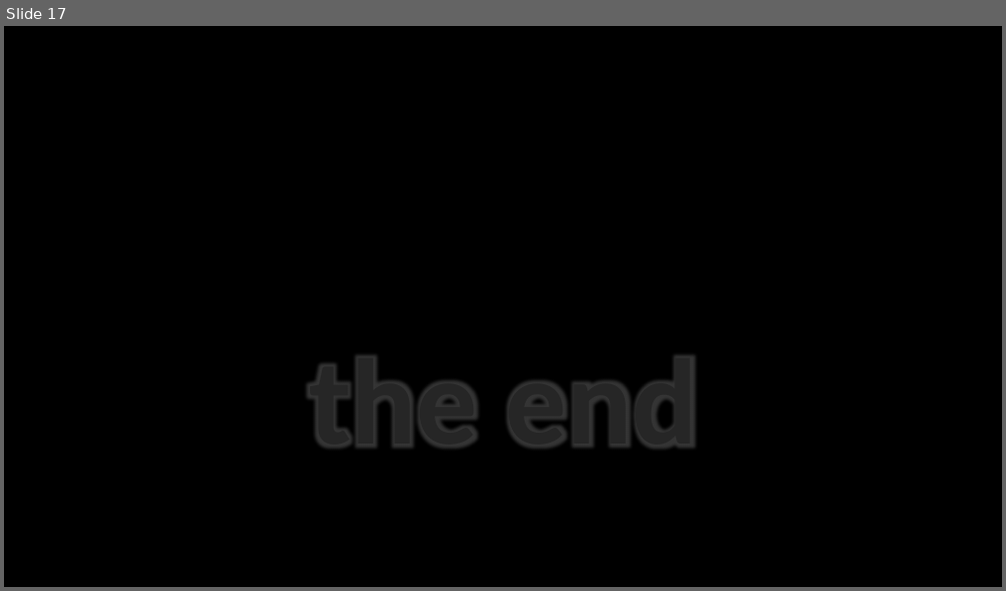
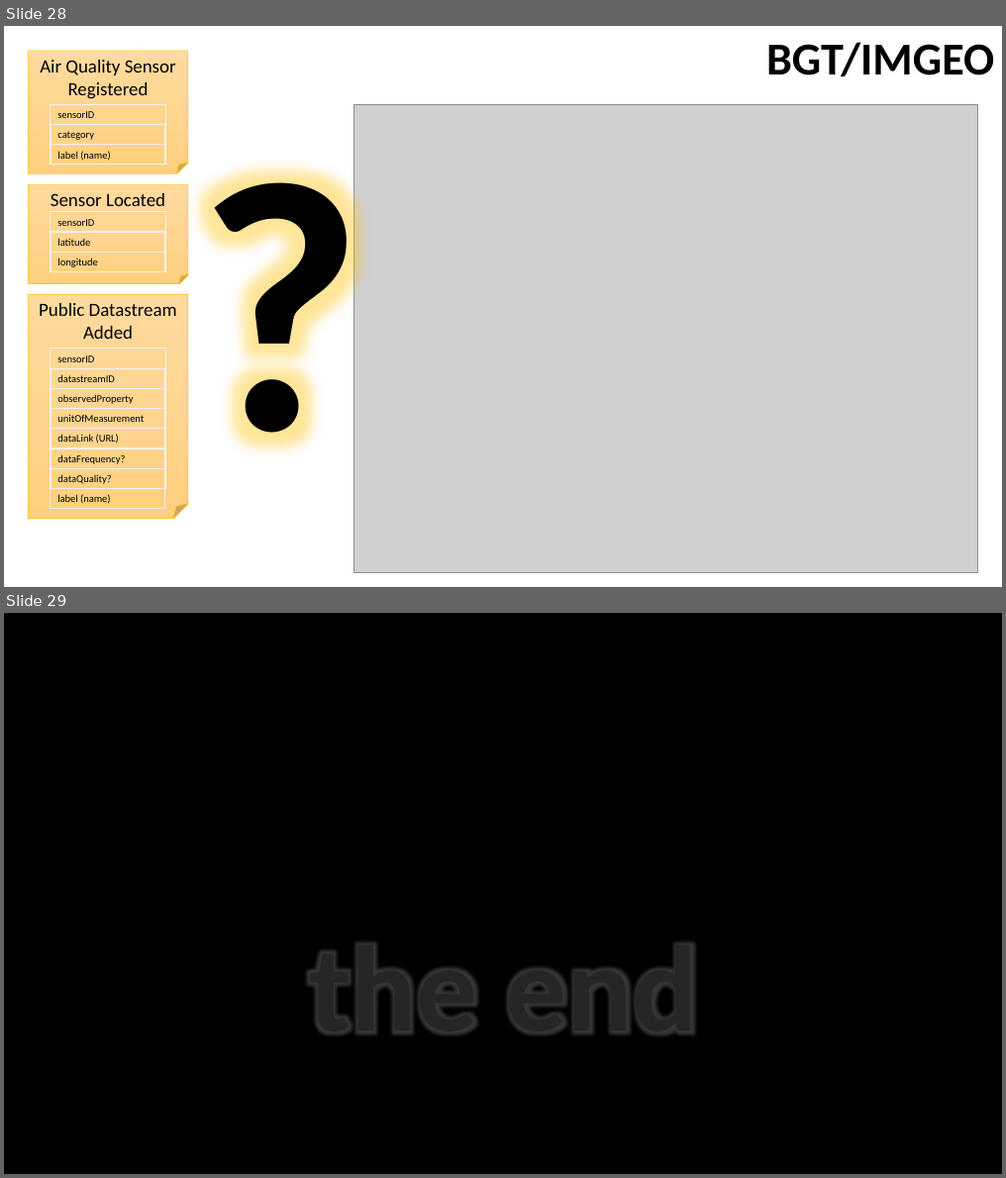
Before and after one commit to kadaster-labs/sensrnet-home, a slide deck: docs/SensRNet-Datamodel-explained.pptx. Shown one above the other, each under a label of ours: slide 17 before the commit, slides 28 and 29 after it. The pictures are 1006x591 and 1006x1178 pixels, drawn with LibreOffice and Linux fonts; fonts in the diff are those of the drawing; grey boxes stand for pictures. Boxes give left, top, right and bottom in pixels: in the first picture for what was removed or moved away, otherwise in the second. Text is boxed around its words. In the diff, an @@ line names an element or a change of style, - is before the commit and + after.

```diff
--- a/docs/SensRNet-Datamodel-explained.pptx
+++ b/docs/SensRNet-Datamodel-explained.pptx
@@ slide 28 added at box(4, 26, 1002, 587), background #FFFFFF @@
@@ folded corner added at box(28, 51, 188, 174), fill gradient #FFDB9E to #FFD590 to #FFD07C, outline #FFC000 0.5 pt, 18 pt, text #000000 @@
+Air Quality Sensor Registered
@@ text added at box(766, 42, 994, 76), 44 pt, text #000000, bold @@
+BGT/IMGEO
@@ text added at box(165, 68, 395, 508), 344 pt, text #000000, bold @@
+?
@@ rectangle added at box(51, 104, 165, 125), outline #F2F2F2 1 pt, 10 pt, text #000000 @@
+sensorID
@@ picture added at box(354, 104, 978, 572) @@
@@ rectangle added at box(51, 125, 165, 145), outline #F2F2F2 1 pt, 10 pt, text #000000 @@
+category
@@ rectangle added at box(51, 145, 165, 166), outline #F2F2F2 1 pt, 10 pt, text #000000 @@
+label (name)
@@ folded corner added at box(28, 184, 188, 284), fill gradient #FFDB9E to #FFD590 to #FFD07C, outline #FFC000 0.5 pt, 18 pt, text #000000 @@
+Sensor Located
@@ rectangle added at box(51, 212, 165, 232), outline #F2F2F2 1 pt, 10 pt, text #000000 @@
+sensorID
@@ rectangle added at box(51, 232, 165, 252), outline #F2F2F2 1 pt, 10 pt, text #000000 @@
+latitude
@@ rectangle added at box(51, 252, 165, 273), outline #F2F2F2 1 pt, 10 pt, text #000000 @@
+longitude
@@ folded corner added at box(28, 294, 188, 519), fill gradient #FFDB9E to #FFD590 to #FFD07C, outline #FFC000 0.5 pt, 18 pt, text #000000 @@
+Public Datastream Added
@@ rectangle added at box(51, 349, 165, 369), outline #F2F2F2 1 pt, 10 pt, text #000000 @@
+sensorID
@@ rectangle added at box(51, 369, 165, 389), outline #F2F2F2 1 pt, 10 pt, text #000000 @@
+datastreamID
@@ rectangle added at box(51, 388, 165, 408), outline #F2F2F2 1 pt, 10 pt, text #000000 @@
+observedProperty
@@ rectangle added at box(51, 408, 165, 429), outline #F2F2F2 1 pt, 10 pt, text #000000 @@
+unitOfMeasurement
@@ rectangle added at box(51, 429, 165, 449), outline #F2F2F2 1 pt, 10 pt, text #000000 @@
+dataLink (URL)
@@ rectangle added at box(51, 449, 165, 470), outline #F2F2F2 1 pt, 10 pt, text #000000 @@
+dataFrequency?
@@ rectangle added at box(51, 469, 165, 488), outline #F2F2F2 1 pt, 10 pt, text #000000 @@
+dataQuality?
@@ rectangle added at box(51, 488, 165, 509), outline #F2F2F2 1 pt, 10 pt, text #000000 @@
+label (name)
@@ what was slide 17 is now slide 29 @@
```
Also in this commit, not shown: 8 slides changed, 11 other slides added.
